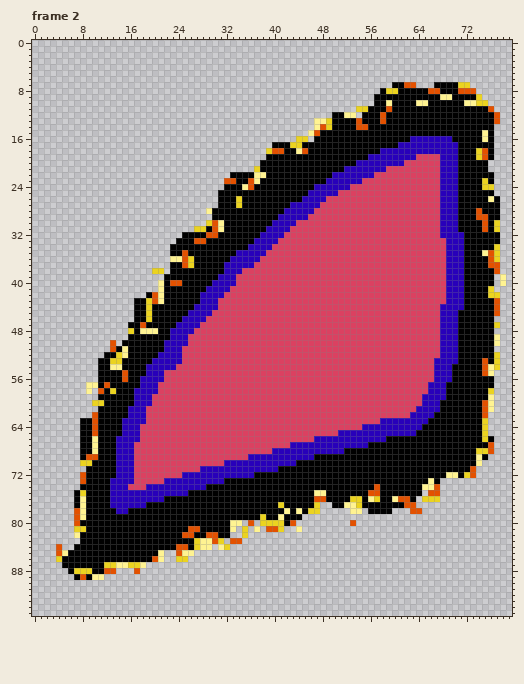
Pixel-art file -- Assets/Raw/Sprites/Enemies/Boss4/PhaseSwitch/Right_3.aseprite. That is the earlier state.
80x96 pixels, 8 frames. Shown: frame 2. The commit also changed other frames, which this record leaves out.
And afterwards:
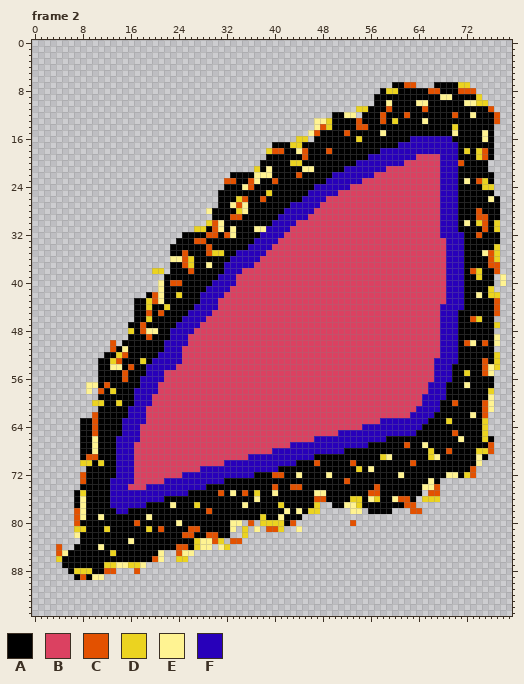
Palette (. is transparent): A #000000  B #db4161  C #e35100  D #ebd320  E #fff392  F #2800ba
Difference:
Changed rows in their new state; - is an unchanged pixel.
Frame 2, layer "Base":
first column x 11:
11 ------------------------------------------------------C----------
12 ---------------------------------------------------C-------C--E--
13 -------------------------------------------------D----E----------
14 -----------------------------------------------------------D-----
15 -----------------------------------------C-----E-----------E-----
16 -------------------------------------------D---------------------
18 --------------------------------------C----------------------D---
19 ----------------------------------C------------------------------
20 --------------------------------DD--------------------------C----
21 ----------------------------E-----EE-----------------------------
22 ----------------------------E----C-------------------------------
23 -----------------------------C-------------------------------E-C-
25 ----------------------------D------------------------------------
26 ------------------------C--C-------------------------------------
27 ----------------------ECE----------------------------------------
28 -----------------------DE----------------------------------------
29 ----------------------CC-----------------------------------------
30 -------------------------------------------------------------E-D-
31 ----------------------E---EE-------------------------------------
32 ---------------------CE----------------------------------------C-
34 ------------------C----------------------------------------------
35 ------------------CDD--------------------------------------------
37 ------------------E----------------------------------------------
38 ---------------C----------------------------------------------CD-
39 ---------------------------------------------------------------D-
42 -------------D-------------------------------------------------E-
44 -----------D-----------------------------------------------------
45 --------C-C------------------------------------------------------
46 --------------------------------------------------------------CD-
48 -------C---------------------------------------------------------
49 --------C--------------------------------------------------------
50 -------------------------------------------------------------CE-C
52 ----C------------------------------------------------------------
53 ---C---D---------------------------------------------------------
54 -----C-----------------------------------------------------------
55 -------------------------------------------------------------D---
57 -------------------------------------------------------------E---
60 ---D-------------------------------------------------------C-----
62 --------------------------------------------------------------E--
63 ----------------------------------------------------------D------
65 -----------------------------------------------------------C-----
66 ------------------------------------------------------------E----
67 ---------------------------------------------------C--E----------
68 -------------------------------------------------------D--C------
69 -----------------------------------------------DE------DE--------
70 D-----------------------------------C-----C---------C------------
71 -------------------------------------------D-E-------------------
72 -----------------------------CC--E----E-----------E--------------
73 -----------------------------------------C-----------------------
74 -----------------------------C--CC-------------------------------
75 --------------------C-E-C-D--E-----------------------------------
76 --------------------------E--------------------------------------
77 ------------E---D-------E----------------------------------------
78 ------------------C----------------------------------------------
79 E-------E--------------------------------------------------------
80 ------C------E---------------------------------------------------
81 -D------D-C------------------------------------------------------
83 -----E-----------------------------------------------------------
84 E----------------------------------------------------------------
85 --D--------------------------------------------------------------
Pixel boxes of the changes (left, top, right, bottom) in both pictures:
changed: (188, 106, 428, 274)
changed: (452, 112, 482, 184)
changed: (464, 220, 482, 238)
changed: (464, 268, 488, 346)
changed: (116, 292, 182, 370)
changed: (98, 370, 476, 556)
